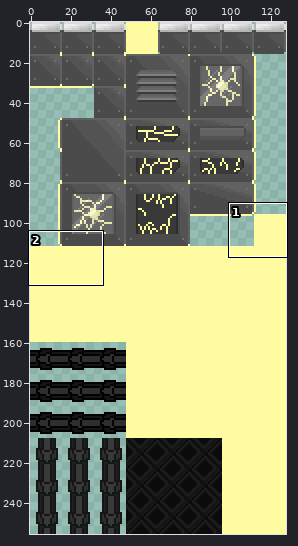
Sprite sheet -- Assets/Sprites/Level010/Level10Tile.png. The first picture is a wide view before the edit; the outline marks the close-up.
Close-up. Before the commit:
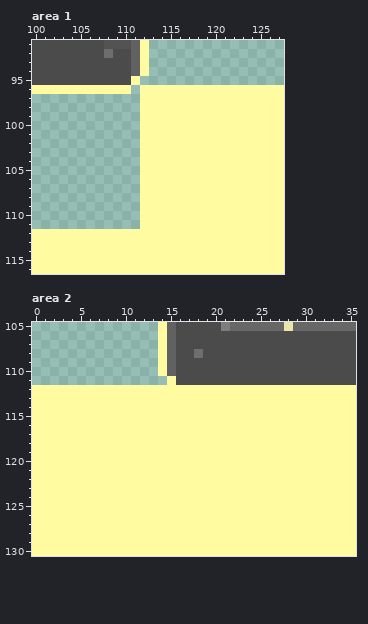
The file is 128x256 pixels. Colours within 5 levels of each other are drawn and written as one. Shown: area 1: x 100..127, y 91..116; area 2: x 0..35, y 105..130.
The result:
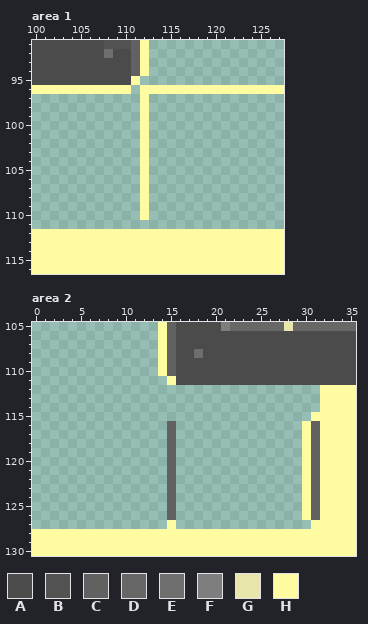
Palette (. is transparent): A #4b4b4b  B #535353  C #616161  D #676767  E #6e6e6e  F #7e7e7e  G #e8e6aa  H #fffba1
Edits made:
Area 1:
y 97..110: x 113..127 HHHHHHHHHHHHHHH -> ...............
y 111: x 112..127 HHHHHHHHHHHHHHHH -> ................
Area 2:
y 112..114: x 0..31 HHHHHHHHHHHHHHHHHHHHHHHHHHHHHHHH -> ................................
y 115: x 0..30 HHHHHHHHHHHHHHHHHHHHHHHHHHHHHHH -> ...............................
y 116..126: x 0..29 HHHHHHHHHHHHHHHHHHHHHHHHHHHHHH -> ...............C..............; x 31 H -> C
y 127: x 0..14 HHHHHHHHHHHHHHH -> ...............; x 16..30 HHHHHHHHHHHHHHH -> ...............
Boxes around the changes in both close-ups, in picture pixels (x1, y1, x2, y2):
erased: (140, 94, 284, 229)
changed: (32, 385, 320, 529)
